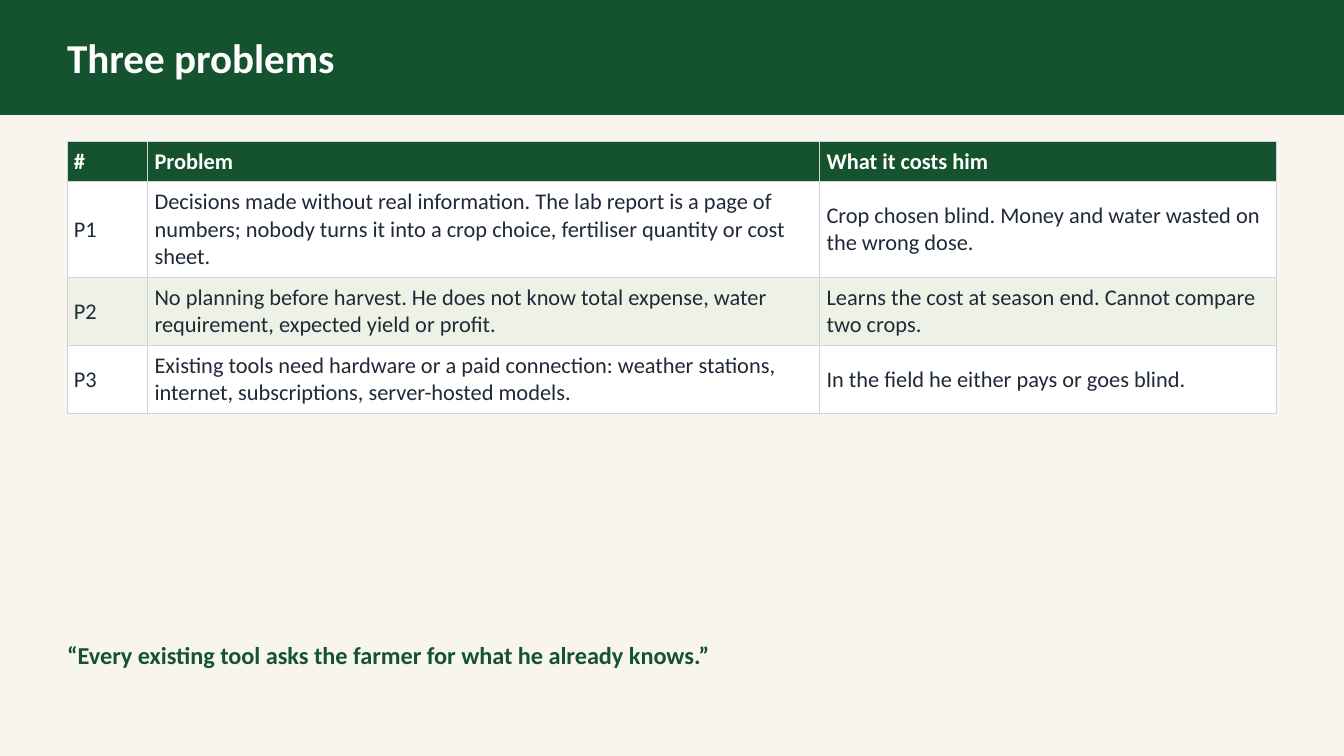
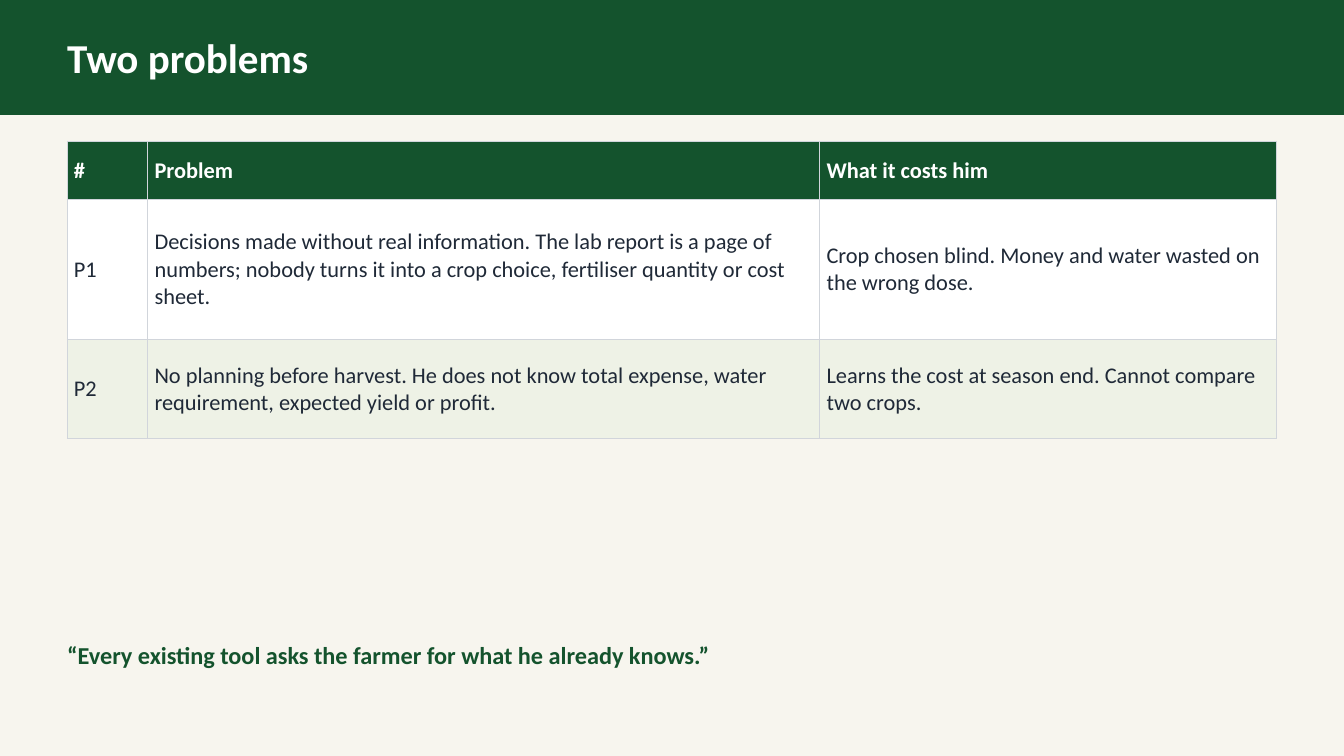
Before and after one commit to abdullahmunir139/my-fyp, a slide deck: slide 4 of deliverables/proposal/ppt/group_2_AgriPulse_Soil-Test_Driven_Farm_Planner.pptx. Drawn at 1344x756 pixels with LibreOffice and Linux fonts; fonts in the diff are those of the drawing. Boxes give left, top, right and bottom in pixels: in the first picture for what was removed or moved away, otherwise in the second. Text is boxed around its words. In the diff, an @@ line names an element or a change of style, - is before the commit and + after.

```diff
--- a/deliverables/proposal/ppt/group_2_AgriPulse_Soil-Test_Driven_Farm_Planner.pptx
+++ b/deliverables/proposal/ppt/group_2_AgriPulse_Soil-Test_Driven_Farm_Planner.pptx
@@ rectangle at (0,0,1344,114): outline #14532D 1 pt to #14532D 0.99 pt @@
@@ text at (67,44,308,80): text changed @@
-Three problems
+Two problems
@@ table at (67,141,1277,438) @@
-row 4: P3 | Existing tools need hardware or a paid connection: weather stations, internet, subscriptions, server-hosted models. | In the field he either pays or goes blind.
```
Also in this commit, not shown: 9 other slides changed, 2 slides added, 8 slides removed, 2 other files.
